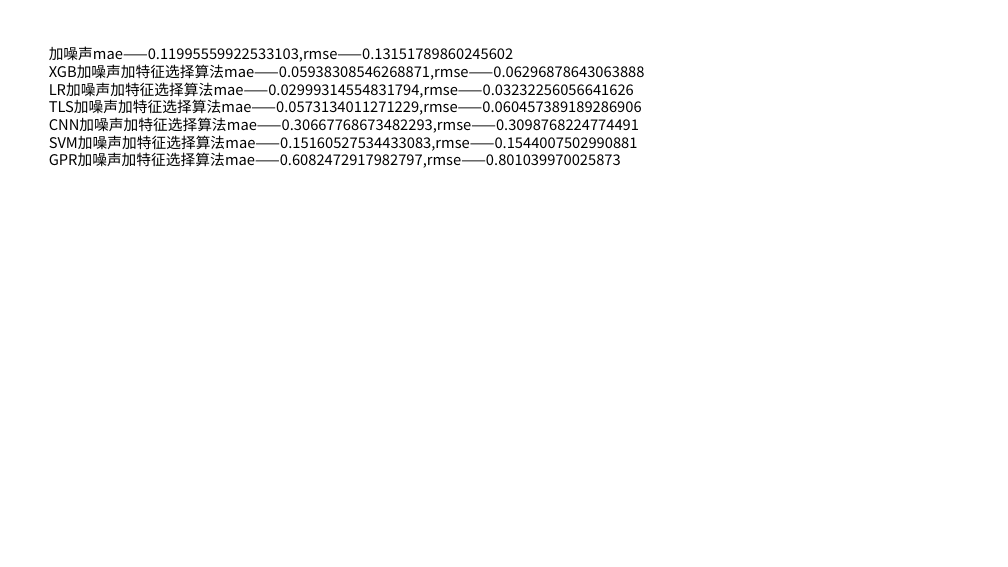
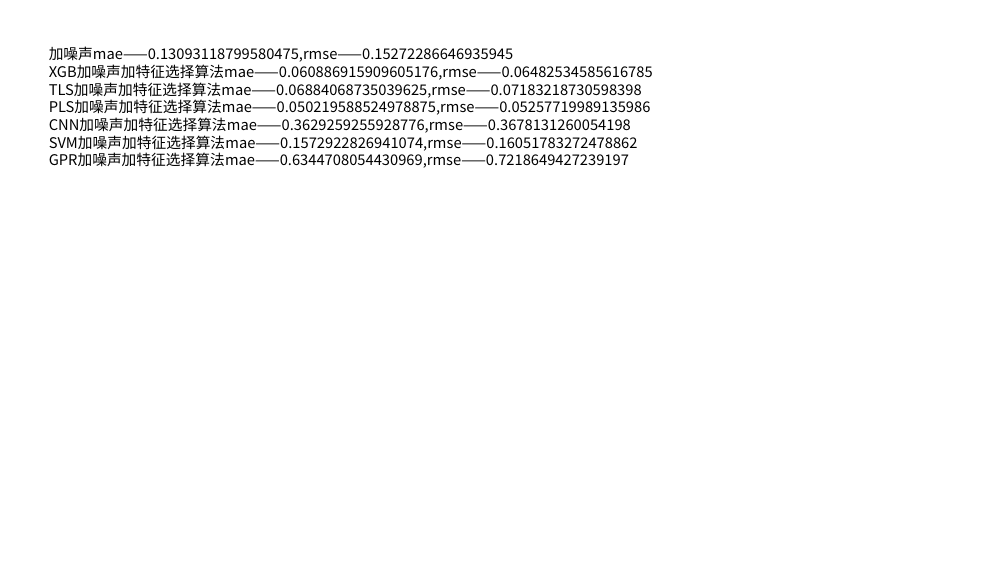
Before and after one commit to lucking666/sys, a slide deck: slide 12 of 卢老师论文汇报/1206汇报.pptx (slide 6 before the commit). Drawn at 1008x567 pixels with LibreOffice and Linux fonts; fonts in the diff are those of the drawing. Boxes give left, top, right and bottom in pixels: in the first picture for what was removed or moved away, otherwise in the second. Text is boxed around its words. In the diff, an @@ line names an element or a change of style, - is before the commit and + after.

```diff
--- a/卢老师论文汇报/1206汇报.pptx
+++ b/卢老师论文汇报/1206汇报.pptx
@@ text at (49, 46, 653, 168): text changed @@
-加噪声mae——0.11995559922533103,rmse——0.13151789860245602
-XGB加噪声加特征选择算法mae——0.05938308546268871,rmse——0.06296878643063888
-LR加噪声加特征选择算法mae——0.02999314554831794,rmse——0.03232256056641626
-TLS加噪声加特征选择算法mae——0.0573134011271229,rmse——0.060457389189286906
-CNN加噪声加特征选择算法mae——0.30667768673482293,rmse——0.3098768224774491
-SVM加噪声加特征选择算法mae——0.15160527534433083,rmse——0.1544007502990881
-GPR加噪声加特征选择算法mae——0.6082472917982797,rmse——0.801039970025873
+加噪声mae——0.13093118799580475,rmse——0.15272286646935945
+XGB加噪声加特征选择算法mae——0.060886915909605176,rmse——0.06482534585616785
+TLS加噪声加特征选择算法mae——0.06884068735039625,rmse——0.07183218730598398
+PLS加噪声加特征选择算法mae——0.050219588524978875,rmse——0.05257719989135986
+CNN加噪声加特征选择算法mae——0.3629259255928776,rmse——0.3678131260054198
+SVM加噪声加特征选择算法mae——0.1572922826941074,rmse——0.16051783272478862
+GPR加噪声加特征选择算法mae——0.6344708054430969,rmse——0.7218649427239197
```
Also in this commit, not shown: 9 other files.
